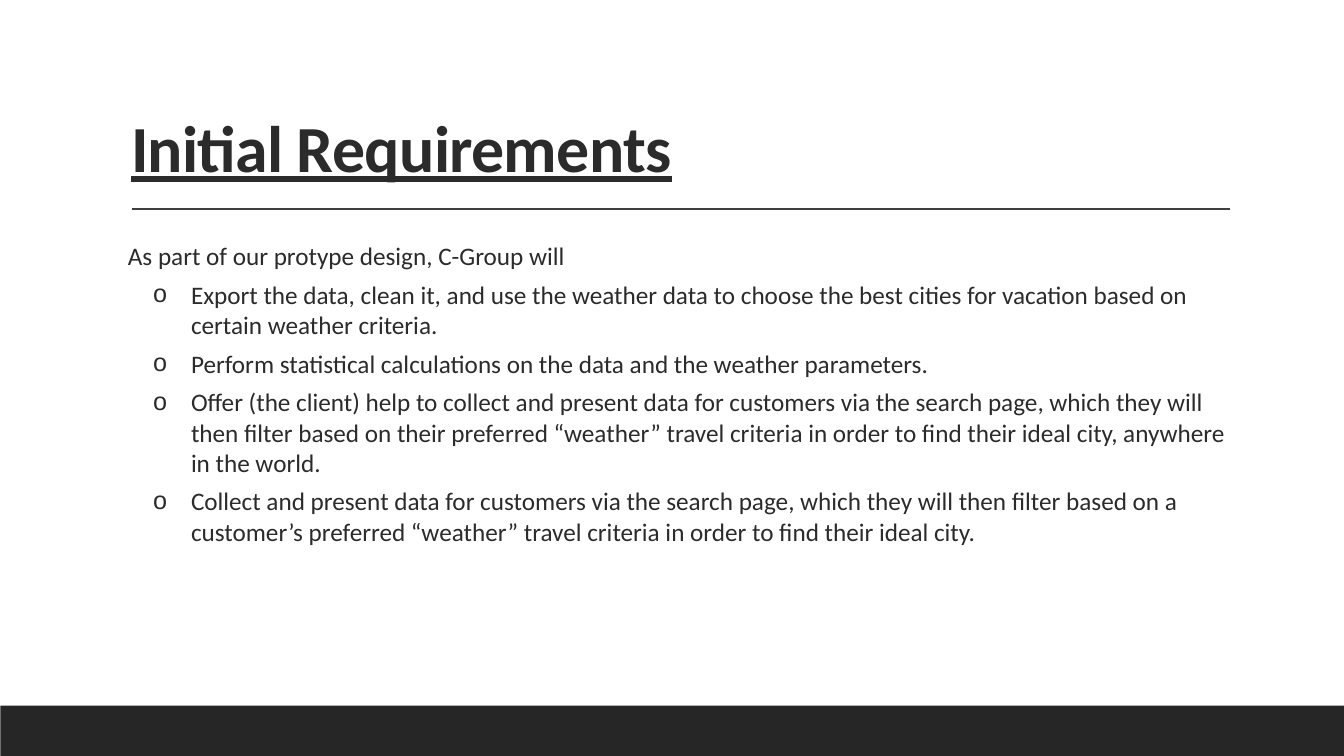
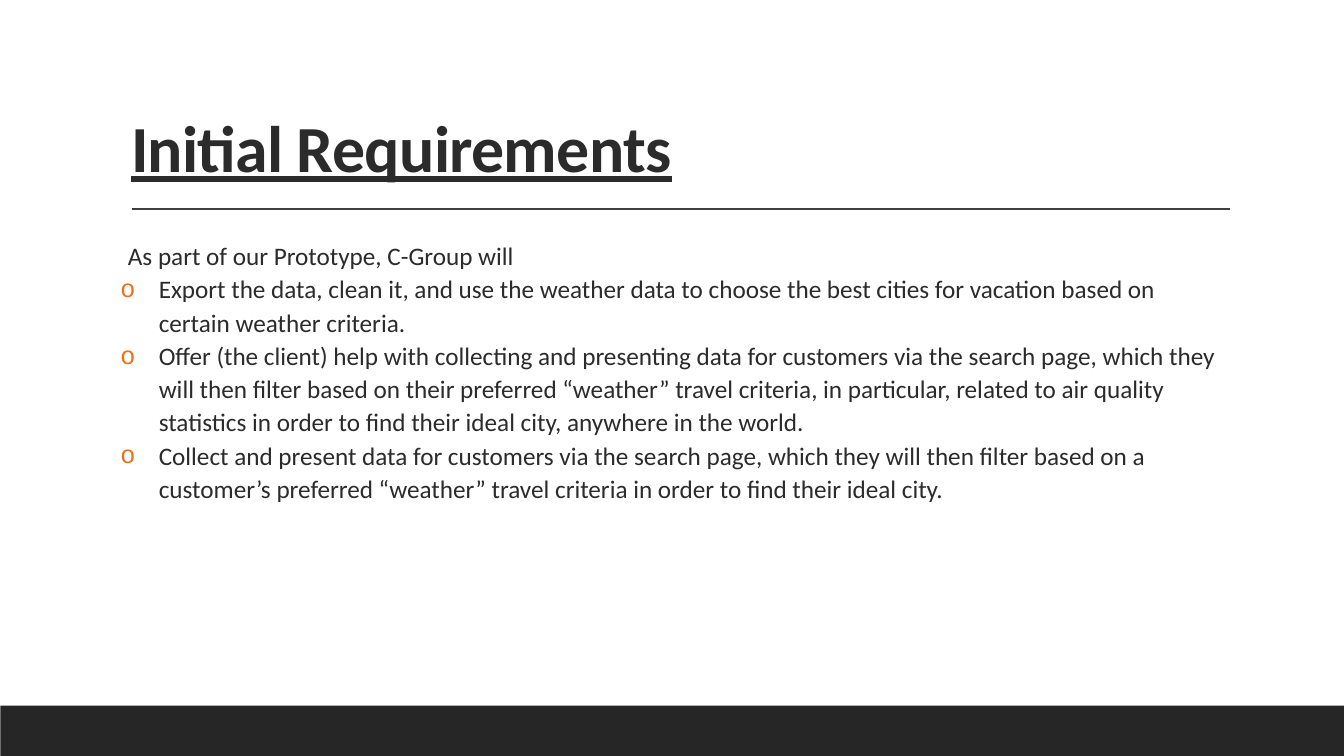
Before and after one commit to LouFoster/Group-C_FinalProject, a slide deck: slide 4 of C-Group v2.pptx. Drawn at 1344x756 pixels with LibreOffice and Linux fonts; fonts in the diff are those of the drawing. Boxes give left, top, right and bottom in pixels: in the first picture for what was removed or moved away, otherwise in the second. Text is boxed around its words. In the diff, an @@ line names an element or a change of style, - is before the commit and + after.

```diff
--- a/C-Group v2.pptx
+++ b/C-Group v2.pptx
@@ text at [128, 247, 513, 269]: text changed @@
-  As part of our protype design, C-Group will
+  As part of our Prototype, C-Group will
@@ text at [159, 280, 1155, 502]: list level 2 to 1 in "Export the data, clean it, ..."; line spacing 1 to 1.1; list level 2 to 1 in "Collect and present data for ..." @@
@@ text at [159, 346, 1214, 435]: text changed @@
-  o Perform statistical calculations on the data and the weather parameters.
-  o Offer (the client) help to collect and present data for customers via the search page, which they will then filter based on their preferred “weather” travel criteria in order to find their ideal city, anywhere in the world.
+o Offer (the client) help with collecting and presenting data for customers via the search page, which they will then filter based on their preferred “weather” travel criteria, in particular, related to air quality statistics in order to find their ideal city, anywhere in the world.
```
Also in this commit, not shown: 8 other slides changed, 3 slides added, 2 slides removed.
